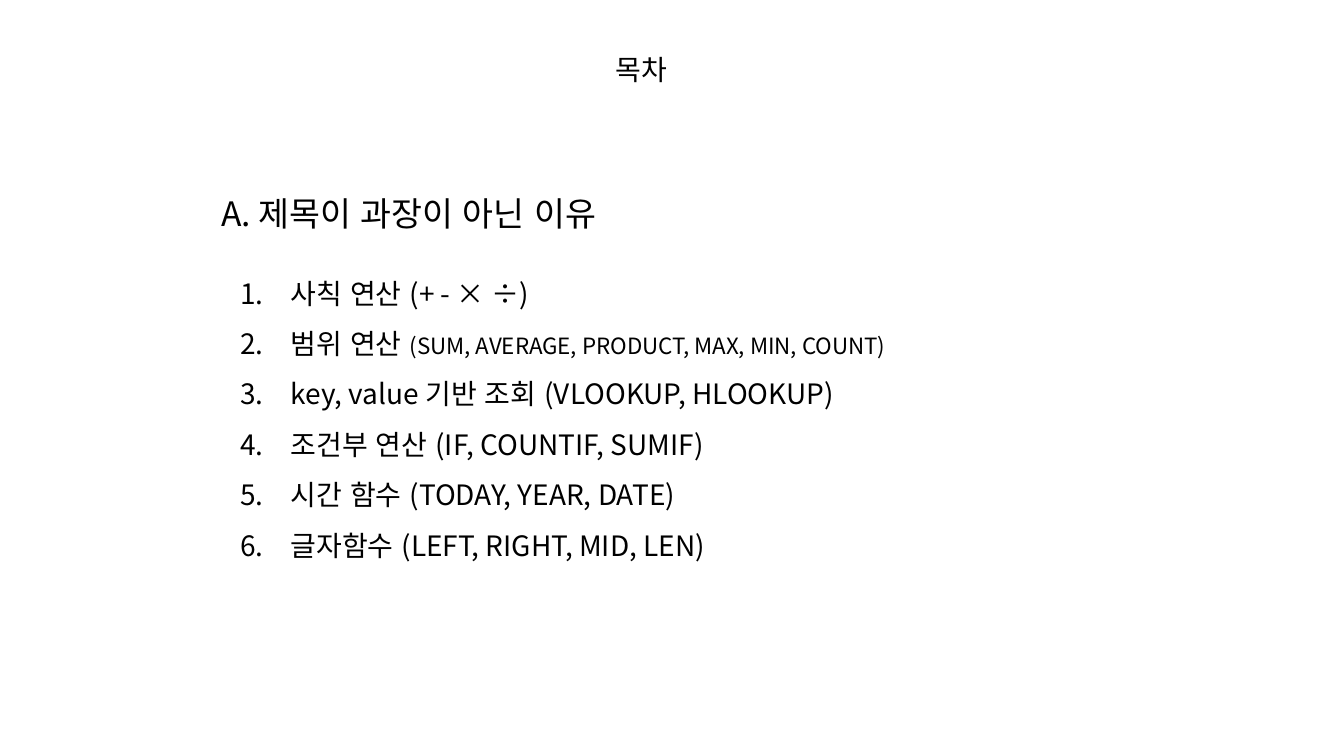
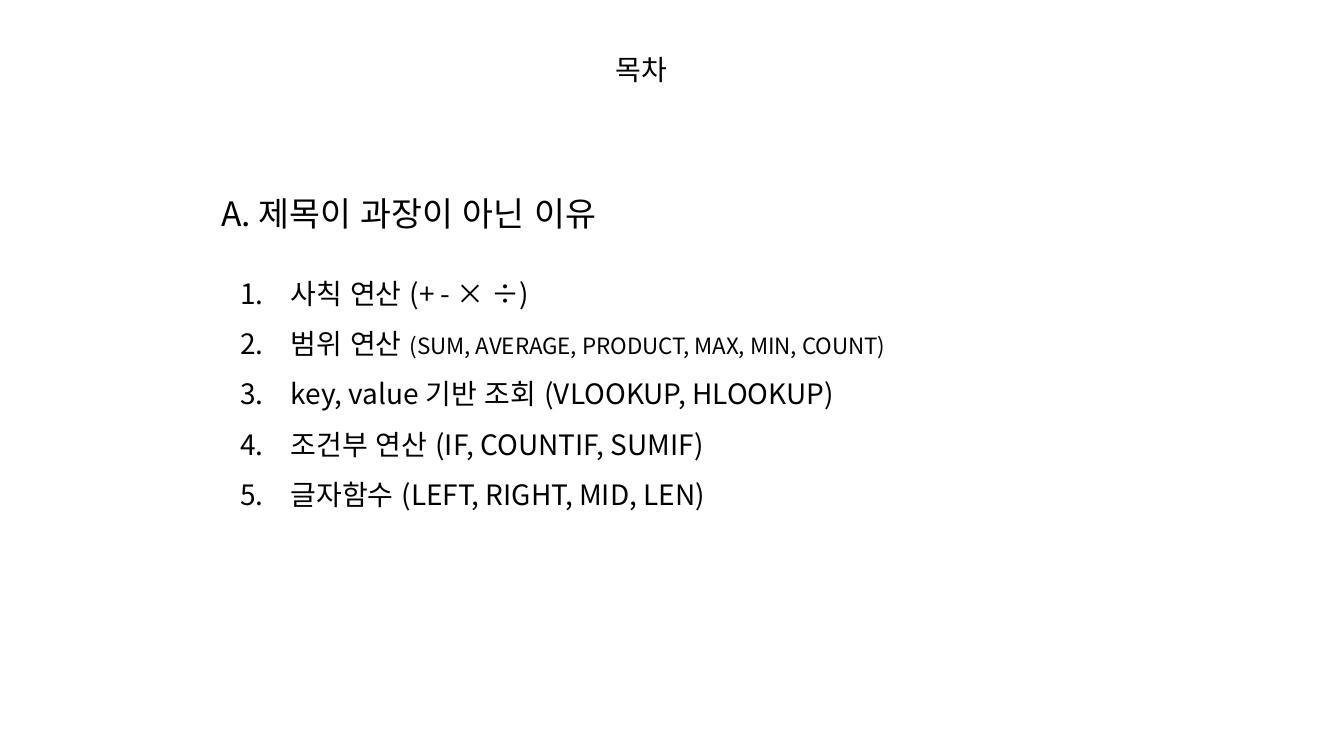
Before and after one commit to hnanmal/mkcljpt_volume, a slide deck: slide 5 of documentum/건축심화세미나(2022)/이벤트 특강/파이썬 모양만 다른 엑셀.pptx (slide 2 before the commit). Drawn at 1344x756 pixels with LibreOffice and Linux fonts; fonts in the diff are those of the drawing. Boxes give left, top, right and bottom in pixels: in the first picture for what was removed or moved away, otherwise in the second. Text is boxed around its words. In the diff, an @@ line names an element or a change of style, - is before the commit and + after.

```diff
--- a/documentum/건축심화세미나(2022)/이벤트 특강/파이썬 모양만 다른 엑셀.pptx
+++ b/documentum/건축심화세미나(2022)/이벤트 특강/파이썬 모양만 다른 엑셀.pptx
@@ text at bbox=[291, 481, 675, 511]: paragraph removed @@
-5. 시간 함수 (TODAY, YEAR, DATE)
```
Also in this commit, not shown: 3 other slides changed, 18 slides added, 5 slides removed, 1 other file.
